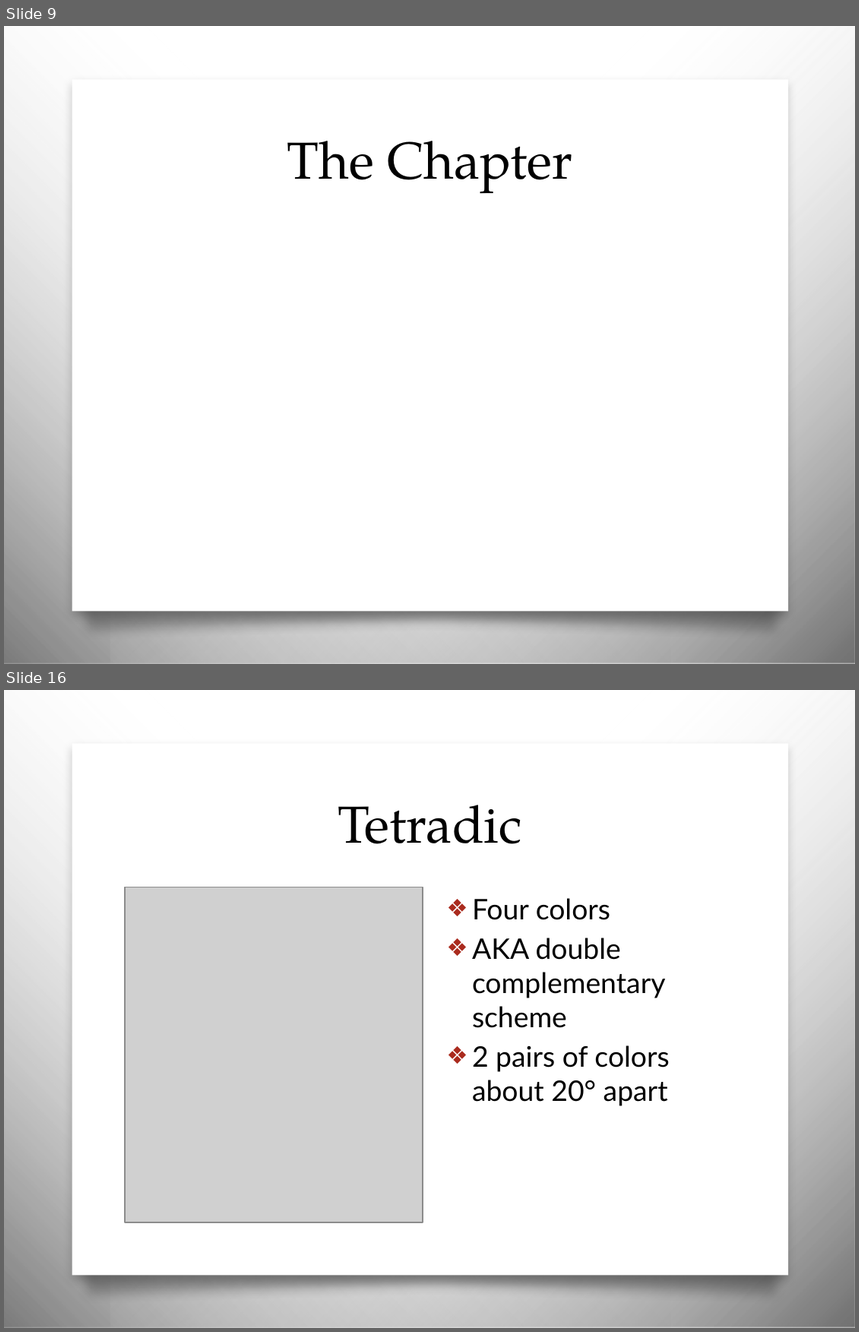
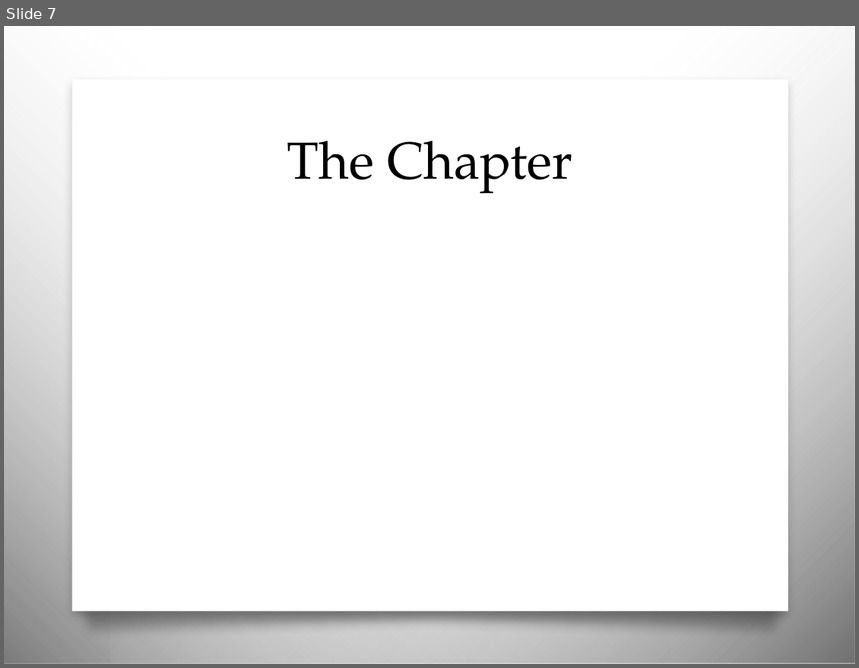
Before and after one commit to awayken/USF-ART329, a slide deck: slides/classnine/slides.pptx. Shown one above the other, each under a label of ours: slides 9 and 16 before the commit, slide 7 after it; the slides between them are not shown. The pictures are 859x1332 and 859x668 pixels, drawn with LibreOffice and Linux fonts; fonts in the diff are those of the drawing; grey boxes stand for pictures; background and template pictures are left out. Boxes give left, top, right and bottom in pixels: in the first picture for what was removed or moved away, otherwise in the second. Text is boxed around its words. In the diff, an @@ line names an element or a change of style, - is before the commit and + after.

```diff
--- a/slides/classnine/slides.pptx
+++ b/slides/classnine/slides.pptx
@@ slide 16 removed at bbox=[4, 690, 855, 1328], background picture (left out); not listed: 4 template elements that a slide beside it also shows @@
@@ title removed at bbox=[338, 805, 522, 844] @@
-Tetradic
@@ picture removed at bbox=[125, 888, 423, 1223] @@
@@ text removed at bbox=[472, 898, 669, 1106] @@
-❖ Four colors
-❖ AKA double complementary scheme
-❖ 2 pairs of colors about 20° apart
@@ what was slide 9 is now slide 7 @@
```
Also in this commit, not shown: 3 slides changed, 1 slide added, 10 other slides removed.
